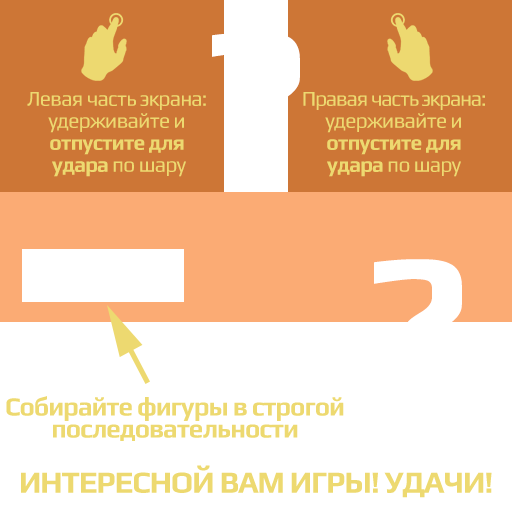
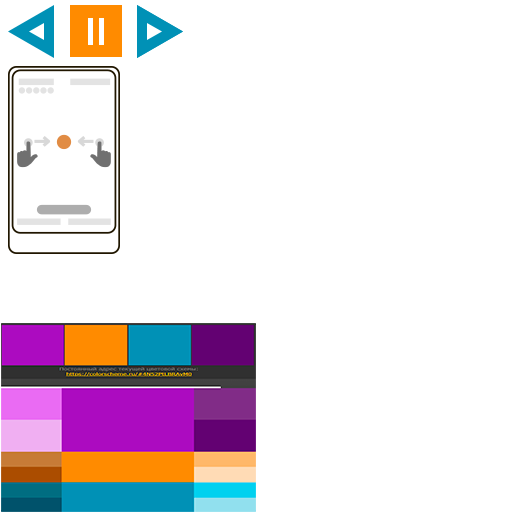
The second 512x512 image is a revision of the first. Changes to its layers:
removed layer "Правая часть экрана: удерживайте и отпустите для удара по шару" over (303, 92, 485, 177)
removed layer "Фигура 1" over (107, 305, 150, 384)
removed layer "? копия" over (374, 259, 462, 322)
removed layer "Собирайте фигуры в строгой последовательности" over (6, 396, 344, 441)
removed layer "ИНТЕРЕСНОЙ ВАМ ИГРЫ! УДАЧИ!" over (21, 465, 492, 498)
added layer "Векторный смарт-объект" above "Кнопки" over (8, 66, 120, 254)
added group "Кнопки" with 7 layers above "Слой 6" over (8, 3, 183, 59)
added group "Стоп" with 4 layers in group "Кнопки" over (68, 3, 124, 59)
added layer "Прямоугольник 1 копия 2" in group "Стоп" over (99, 18, 104, 45)
added layer "Прямоугольник 1" in group "Стоп" over (88, 18, 93, 45)
added layer "Прямоугольник 2" in group "Стоп" over (70, 5, 122, 57)
added layer "Предыдущее" in group "Кнопки" over (8, 5, 54, 58)
added layer "Следующее" in group "Кнопки" over (137, 5, 183, 58)
renamed "Слой 3" to "Слой 6", showed it, moved it above "Слой 5", painted on it over (0, 161, 512, 512)
renamed "Слой 4" to "Слой 5", hid it, painted on it over (0, 0, 512, 512)
removed layer "?" over (212, 32, 300, 161)
removed layer "Левая часть экрана: удерживайте и отпустите для удара по шару" over (27, 92, 206, 177)
removed layer "Слой 2" over (81, 13, 433, 81)
removed layer "Слой 1" over (0, 0, 512, 192)
